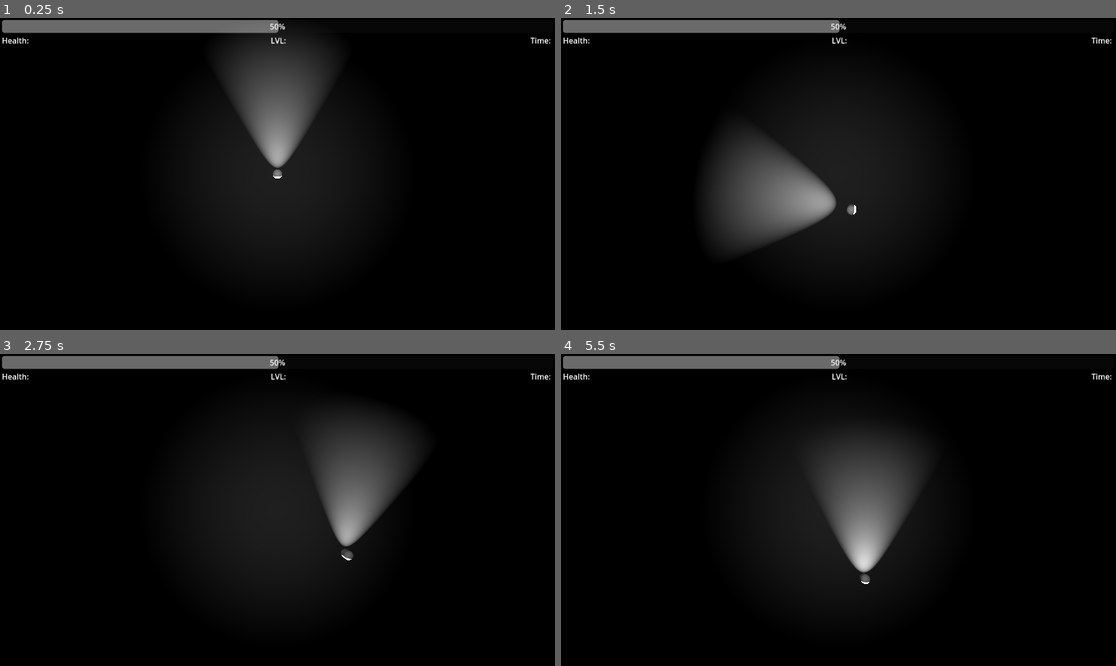
Above: before the commit, frames 1-4 (two rows, left to right).
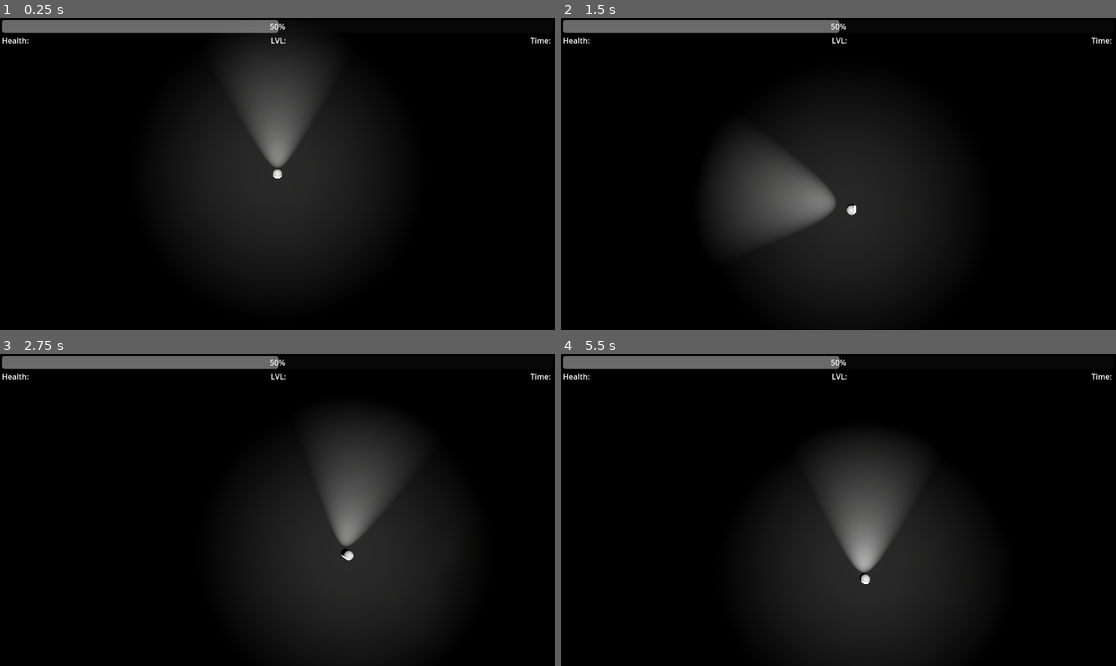
Above: after the commit, the same moments.

Repository: Knight-XAura/Illuminated-Ruler
Game: Godot game, scene res://world/world.tscn
The game is run twice, just before and just after one commit, with the same random seed, the same clock (stepped at 60 frames per second) and the same inputs. Before the commit the project starts from res://world.tscn.
Inputs (mouse positions are in pixels of both pictures, inside the frame that each line leads up to):
- Up to frame 1 (0.25 s): no input
- Up to frame 2 (1.5 s): tap Enter at 0.5 s; move the mouse to (960, 158) at 0.52 s; hold D (move_right) 0.53-1.28 s; tap Space (jump) at 0.77 s; move the mouse to (727, 189) at 1.27 s; hold S (move_backward) from 1.28 s (still down)
- Up to frame 3 (2.75 s): tap Space (jump) at 1.52 s; move the mouse to (333, 441) at 2.02 s; release S (move_backward) at 2.03 s; hold D (move_right) from 2.03 s (still down)
- Up to frame 4 (5.5 s): move the mouse to (810, 572) at 2.77 s; release D (move_right) at 2.78 s; hold W (move_forward) 2.78-3.53 s; tap Space (jump) at 3.02, 3.77, 4.52 s; move the mouse to (1005, 556) at 3.52 s; hold A (move_left) 3.53-5.03 s; move the mouse to (672, 463) at 4.27 s; move the mouse to (866, 510) at 5.02 s; hold S (move_backward) from 5.03 s (still down)

The runs differ from the first frame. In frame 1, 0.6% of the frame differs, in the area x 47-53%, y 31-51%; in frame 2, 0.9%; in frame 3, 7.4%, in the area x 57-82%, y 44-94%; in frame 4, 4.3%.

Commit message:
Fixing player weirdness while hover and renaming files as well as project organization

Diff:
--- a/CharacterBody3D.gd
+++ b/player/roy.gd
@@ -1,27 +1,30 @@
 extends CharacterBody3D
 
 @onready var camera: Camera3D = $Camera3D
-var ray_length: int = 2000
+var ray_length: int = 100
+var ray_query = PhysicsRayQueryParameters3D.new()
 # Get the gravity from the project settings to be synced with RigidBody nodes.
 var gravity: float = ProjectSettings.get_setting("physics/3d/default_gravity")
 
 
 const SPEED = 5.0
 const JUMP_VELOCITY = 4.5
-const MIN_LOOK: int = -90
-const MAX_LOOK: int = 90
-const LOOK_SPEED: int = 10
+
+
+func _ready() -> void:
+	Input.mouse_mode = Input.MOUSE_MODE_CONFINED
+	ray_query.set_collision_mask(1)
 
 
 func _input(event: InputEvent) -> void:
 	if event is InputEventMouseMotion or event is InputEventScreenDrag:
 		var mouse_pos = get_viewport().get_mouse_position()
 		var space = get_world_3d().direct_space_state
-		var ray_query = PhysicsRayQueryParameters3D.new()
 		ray_query.from = camera.project_ray_origin(mouse_pos)
 		ray_query.to = ray_query.from + camera.project_ray_normal(mouse_pos) * ray_length
 		var raycast_result = space.intersect_ray(ray_query)
 		look_at(raycast_result["position"])
+		print(raycast_result)
 
 
 func _physics_process(delta: float) -> void:
--- a/Character.tscn
+++ b/player/roy.tscn
@@ -1,12 +1,12 @@
 [gd_scene load_steps=4 format=3 uid="uid://ddgbqkgwma0mn"]
 
-[ext_resource type="Script" path="res://CharacterBody3D.gd" id="1_jux0m"]
+[ext_resource type="Script" path="res://player/roy.gd" id="1_jux0m"]
 
 [sub_resource type="CapsuleMesh" id="CapsuleMesh_h52jx"]
 
 [sub_resource type="CapsuleShape3D" id="CapsuleShape3D_pl26n"]
 
-[node name="CharacterBody3D" type="CharacterBody3D"]
+[node name="Roy" type="CharacterBody3D"]
 collision_layer = 4
 collision_mask = 4
 script = ExtResource("1_jux0m")
@@ -25,9 +25,14 @@
 transform = Transform3D(1, 0, 0, 0, 1, 0, 0, 0, 1, 2.08165e-12, 1, 2.08165e-12)
 shape = SubResource("CapsuleShape3D_pl26n")
 
-[node name="SpotLight3D" type="SpotLight3D" parent="."]
+[node name="Flashlight" type="SpotLight3D" parent="."]
 transform = Transform3D(1, 0, 0, 0, 1, 0, 0, 0, 1, 2.08165e-12, 1.25, 1.5)
 layers = 2
 light_energy = 256.0
 spot_range = 20.0
 spot_angle = 30.0
+
+[node name="SpotLight3D" type="SpotLight3D" parent="."]
+transform = Transform3D(1, -6.97574e-16, -3.04919e-23, 0, -4.37114e-08, 1, -6.97574e-16, -1, -4.37114e-08, 2.08165e-12, 20, 2.08165e-12)
+light_energy = 64.0
+spot_range = 30.0
--- a/project.godot
+++ b/project.godot
@@ -11,7 +11,7 @@
 [application]
 
 config/name="Illuminated Ruler"
-run/main_scene="res://world.tscn"
+run/main_scene="res://world/world.tscn"
 config/features=PackedStringArray("4.2", "GL Compatibility")
 config/icon="res://icon.svg"
 
--- a/world.tscn
+++ b/world/world.tscn
@@ -1,12 +1,14 @@
-[gd_scene load_steps=4 format=3 uid="uid://cav4w67upt8o1"]
+[gd_scene load_steps=5 format=3 uid="uid://cav4w67upt8o1"]
 
-[ext_resource type="PackedScene" uid="uid://ddgbqkgwma0mn" path="res://Character.tscn" id="2_oo0vh"]
+[ext_resource type="Texture2D" uid="uid://c23alhpgtjymn" path="res://world/environment/rock_cave.png" id="1_bcvqx"]
+[ext_resource type="PackedScene" uid="uid://ddgbqkgwma0mn" path="res://player/roy.tscn" id="2_q7bvk"]
 
 [sub_resource type="StandardMaterial3D" id="StandardMaterial3D_hvd1s"]
 albedo_color = Color(0.12549, 0.12549, 0.12549, 1)
+albedo_texture = ExtResource("1_bcvqx")
 
 [sub_resource type="BoxShape3D" id="BoxShape3D_ukr3f"]
-size = Vector3(1620, 1, 1510)
+size = Vector3(100, 1, 100)
 
 [node name="World" type="Node3D"]
 
@@ -18,18 +20,13 @@
 [node name="Floor" type="CSGBox3D" parent="StaticBody3D"]
 layers = 7
 material_override = SubResource("StandardMaterial3D_hvd1s")
-size = Vector3(1620, 1, 1510)
+size = Vector3(100, 1, 100)
 
 [node name="CollisionShape3D" type="CollisionShape3D" parent="StaticBody3D"]
 shape = SubResource("BoxShape3D_ukr3f")
 
-[node name="CharacterBody3D" parent="." instance=ExtResource("2_oo0vh")]
+[node name="Roy" parent="." instance=ExtResource("2_q7bvk")]
 transform = Transform3D(1, 0, 0, 0, 1, 0, 0, 0, 1, 2.08165e-12, 1, 2.08165e-12)
-
-[node name="SpotLight3D" type="SpotLight3D" parent="."]
-transform = Transform3D(1, -6.97574e-16, -3.04919e-23, 0, -4.37114e-08, 1, -6.97574e-16, -1, -4.37114e-08, 2.08165e-12, 20, 2.08165e-12)
-light_energy = 16.0
-spot_range = 30.0
 
 [node name="HUD" type="CanvasLayer" parent="."]
 
@@ -77,3 +74,5 @@
 text = "Time: "
 horizontal_alignment = 1
 vertical_alignment = 1
+
+[node name="Spawner" type="Node" parent="."]
Binary file added: world/environment/rock_cave.png
Not shown, added: world/environment/rock_cave.png.import
